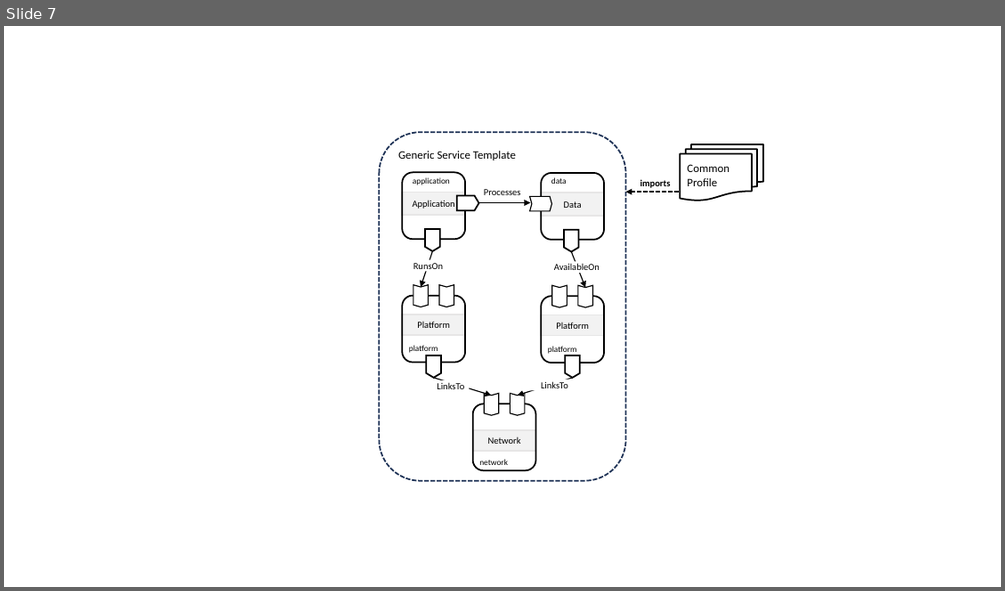
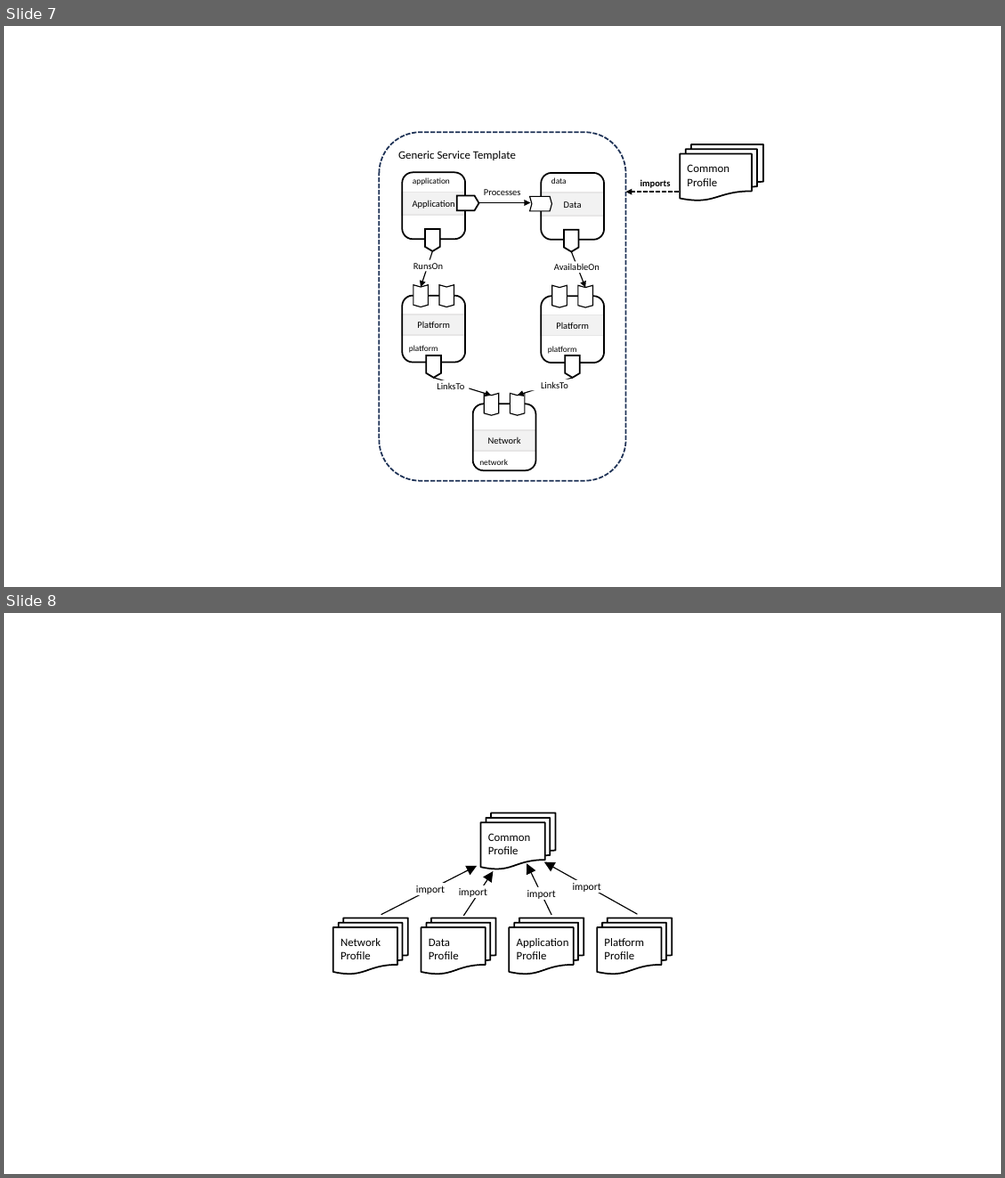
Before and after one commit to oasis-open/tosca-community-contributions, a slide deck: profiles/community/tosca/sources/figures.pptx. Shown one above the other, each under a label of ours: slide 7 before the commit, slides 7 and 8 after it. The pictures are 1005x591 and 1005x1178 pixels, drawn with LibreOffice and Linux fonts; fonts in the diff are those of the drawing. Boxes give left, top, right and bottom in pixels: in the first picture for what was removed or moved away, otherwise in the second. Text is boxed around its words. In the diff, an @@ line names an element or a change of style, - is before the commit and + after.

```diff
--- a/profiles/community/tosca/sources/figures.pptx
+++ b/profiles/community/tosca/sources/figures.pptx
@@ slide 8 added at box(4, 613, 1001, 1174), background #FFFFFF @@
@@ group added at box(333, 812, 672, 974): 5 flow chart multidocuments, 4 arrows, 3 rectangles, 1 text @@
+Common Profile
+Network Profile
+Data
+Profile
+Application Profile
+Platform
+Profile
+import
+import
+import
+import
```
Also in this commit, not shown: 1 other slide added.
